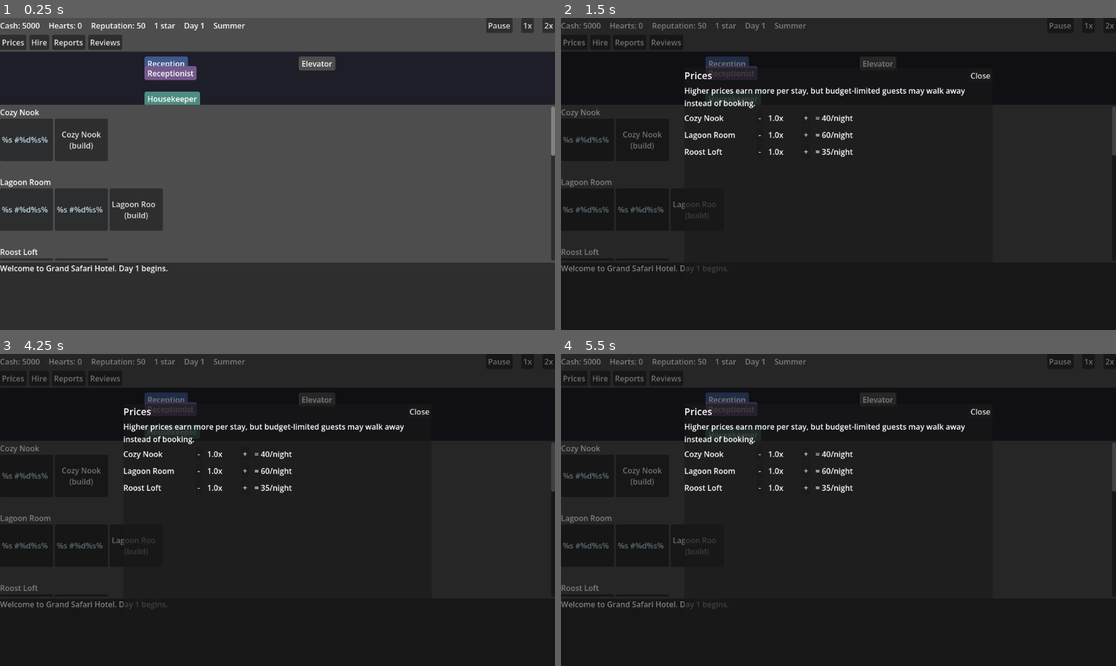
Above: before the commit, frames 1-4 (two rows, left to right).
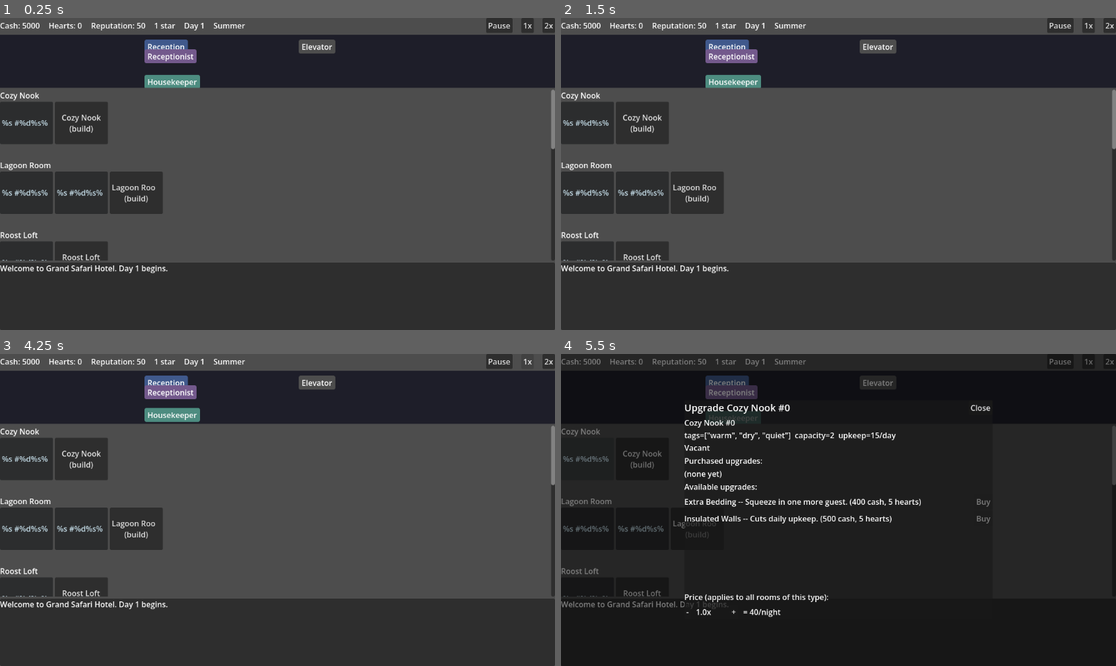
Above: after the commit, the same moments.

Repository: rdefm/habitat_hotel
Game: Godot game, scene res://main.tscn
Same seed, same stepped clock (60 frames per second), same inputs: the game is played once before the commit and once after it.
Inputs (mouse positions are in pixels of both pictures, inside the frame that each line leads up to):
- Up to frame 1 (0.25 s): no input
- Up to frame 2 (1.5 s): click (572, 42) at 0.5 s, where only the run before the commit has a clickable "Prices"; click (599, 42) at 1.25 s, where only the run before the commit has a clickable "Hire"
- Up to frame 3 (4.25 s): click (66, 378) at 2 s, where only the run before the commit has a clickable "Reports"; click (105, 378) at 2.75 s, where only the run before the commit has a clickable "Reviews"; click "1x" at 3.5 s
- Up to frame 4 (5.5 s): click "2x" at 4.25 s; click "%s #%d%s%s%s" at 5 s

The runs differ from the first frame. In frame 1, 18% of the frame differs, in the area x 0-100%, y 5-78%; in frame 2, 56%; in frame 3, 57%, in the area x 0-100%, y 0-100%; in frame 4, 6.1%.

Commit message:
Bundle Reception admin menus into one tabbed modal; drop bottom bar (ticket 07, ADR-0016)
Tapping the Reception structure (not a Party actor) now opens
ui/reception_menu.gd, a TabContainer bundling the unchanged
Prices/Hire/Reports/Reviews widgets, mirroring how tapping the Terrace
already opens its own bundled modal. ui/reception_panel.gd's queue header
becomes a persistent tap button (built once in _ready(), mirroring
terrace_panel.gd's tap_btn) emitting reception_tapped; the rest of the
panel's actor-queue rebuild moves under a new _content container so the
tap target doesn't churn on every refresh(). main_screen.gd's
_build_menu_bar() and its four bottom-bar buttons are removed entirely.

Co-Authored-By: Claude Sonnet 5 <noreply@anthropic.com>
Claude-Session: https://claude.ai/code/session_01WPxzhK7HUqi9SHwbopSmfz

Diff:
--- a/ui/main_screen.gd
+++ b/ui/main_screen.gd
@@ -1,10 +1,15 @@
 extends Control
 
-## Chunk 2 main screen: top bar, menu buttons, a decorative hotel panel, a
-## day log ticker, a generic modal overlay, and a bespoke small-popup host
+## Chunk 2 main screen: top bar, a decorative hotel panel, a day log
+## ticker, a generic modal overlay, and a bespoke small-popup host
 ## (ADR-0011; see ui/popup_host.gd). This is the Fun Gate's actual playable
 ## surface -- everything here reads from/writes to GameState via its public
 ## API, never touching Sim internals directly.
+##
+## The bottom menu bar (Prices/Hire/Reports/Reviews) is retired (ticket 07,
+## ADR-0016): those four menus now live as tabs of ui/reception_menu.gd,
+## opened by tapping the Reception structure itself the same way
+## _on_terrace_tapped already opens ui/terrace_menu.gd.
 
 const HotelView = preload("res://ui/hotel_view.gd")
 const HotelPanel = preload("res://ui/hotel_panel.gd")
@@ -16,10 +21,7 @@
 const StayInfoMenu = preload("res://ui/stay_info_menu.gd")
 const BuildConfirmMenu = preload("res://ui/build_confirm_menu.gd")
 const StafferDetailMenu = preload("res://ui/staffer_detail_menu.gd")
-const PricesMenu = preload("res://ui/prices_menu.gd")
-const HireMenu = preload("res://ui/hire_menu.gd")
-const ReportsMenu = preload("res://ui/reports_menu.gd")
-const ReviewsMenu = preload("res://ui/reviews_menu.gd")
+const ReceptionMenu = preload("res://ui/reception_menu.gd")
 const UpgradeMenu = preload("res://ui/upgrade_menu.gd")
 const TerraceMenu = preload("res://ui/terrace_menu.gd")
 const LobbyView = preload("res://ui/lobby_view.gd")
@@ -60,7 +62,6 @@
 	add_child(root)
 
 	root.add_child(_build_top_bar())
-	root.add_child(_build_menu_bar())
 	root.add_child(LobbyView.new())
 
 	var hotel_view := HotelView.new()
@@ -76,6 +77,7 @@
 
 	_reception_panel = hotel_view.reception_panel
 	_reception_panel.party_selected.connect(_on_party_selected)
+	_reception_panel.reception_tapped.connect(_on_reception_tapped)
 
 	_station_panel = hotel_view.station_panel
 	_station_panel.staffer_tapped.connect(_on_staffer_tapped)
@@ -162,29 +164,6 @@
 	_stars_label.text = "%d star" % GameState.stars
 	_day_label.text = "Day %d" % GameState.day
 	_season_label.text = GameState.season.capitalize()
-
-
-## --- Menu bar ---
-
-func _build_menu_bar() -> HBoxContainer:
-	var bar := HBoxContainer.new()
-	bar.add_theme_constant_override("separation", 6)
-
-	var entries := [
-		["Prices", func(): return PricesMenu.new()],
-		["Hire", func(): return HireMenu.new()],
-		["Reports", func(): return ReportsMenu.new()],
-		["Reviews", func(): return ReviewsMenu.new()],
-	]
-	for entry in entries:
-		var label: String = entry[0]
-		var factory: Callable = entry[1]
-		var btn := Button.new()
-		btn.text = label
-		btn.pressed.connect(func(): open_menu(label, factory.call()))
-		bar.add_child(btn)
-
-	return bar
 
 
 ## --- Hotel panel (the always-visible grid) ---
@@ -255,6 +234,13 @@
 
 
 ## --- Reception (tap a Party, then tap a Room to seat -- ADR-0001, ticket 05) ---
+
+## Reception admin modal (ticket 07, ADR-0016: bundles the retired bottom
+## menu bar's Prices/Hire/Reports/Reviews as tabs), mirroring
+## _on_terrace_tapped's tap-the-structure-for-a-modal pattern.
+func _on_reception_tapped() -> void:
+	open_menu("Reception", ReceptionMenu.new())
+
 
 func _on_party_selected(party_id: int) -> void:
 	_hotel_panel.selected_party_id = party_id
--- /dev/null
+++ b/ui/reception_menu.gd
@@ -0,0 +1,35 @@
+class_name ReceptionMenu
+extends VBoxContainer
+
+## The Reception structure's modal (ticket 07, ADR-0016): bundles the four
+## retired bottom-menu-bar buttons -- Prices, Hire, Reports, Reviews -- as
+## tabs of one TabContainer, mirroring ui/reports_menu.gd's own Daily
+## Log/Weekly Report tabs. Each tab is the existing menu widget mounted
+## unchanged; only their entry point moves from a standalone bottom-bar
+## button to a tab here.
+##
+## Opened by tapping the Reception structure (main_screen._on_reception_tapped
+## -> open_menu()), which pauses the Clock like every other generic-overlay
+## menu, same as ui/terrace_menu.gd.
+
+const PricesMenu = preload("res://ui/prices_menu.gd")
+const HireMenu = preload("res://ui/hire_menu.gd")
+const ReportsMenu = preload("res://ui/reports_menu.gd")
+const ReviewsMenu = preload("res://ui/reviews_menu.gd")
+
+
+func _ready() -> void:
+	custom_minimum_size = Vector2(600, 460)
+
+	var tabs := TabContainer.new()
+	tabs.size_flags_vertical = Control.SIZE_EXPAND_FILL
+	add_child(tabs)
+
+	tabs.add_child(PricesMenu.new())
+	tabs.add_child(HireMenu.new())
+	tabs.add_child(ReportsMenu.new())
+	tabs.add_child(ReviewsMenu.new())
+	tabs.set_tab_title(0, "Prices")
+	tabs.set_tab_title(1, "Hire")
+	tabs.set_tab_title(2, "Reports")
+	tabs.set_tab_title(3, "Reviews")
--- a/ui/reception_panel.gd
+++ b/ui/reception_panel.gd
@@ -47,6 +47,16 @@
 ## flat, rounded shape so the tier-tinted token reads as a standing
 ## character rather than a UI button, per ADR-0015/0016's "plain colored
 ## shapes" actors.
+##
+## Reception admin modal (ticket 07, ADR-0016): the structure itself (the
+## header, distinct from any Party actor in the queue below it) is a
+## tappable Button, mirroring ui/terrace_panel.gd's tap_btn -- main_screen
+## opens ui/reception_menu.gd's bundled Prices/Hire/Reports/Reviews modal
+## off reception_tapped, the same generic-overlay flow that replaced the
+## retired bottom menu bar. It's built once in _ready() rather than inside
+## refresh()'s rebuild, so the tap target doesn't churn every tick; only
+## the queue itself (now under _content) is torn down and rebuilt on
+## refresh().
 
 const PatienceState = preload("res://sim/patience_state.gd")
 const ActorStyle = preload("res://ui/actor_style.gd")
@@ -83,6 +93,10 @@
 
 signal party_selected(party_id: int)
 
+## Emitted when the Reception structure itself is tapped (not a Party
+## actor) -- main_screen opens ui/reception_menu.gd off this.
+signal reception_tapped
+
 const ACTOR_MIN_SIZE := Vector2(44, 64)
 
 const TIER_COLOR := {
@@ -94,9 +108,21 @@
 var _selected_party_id: int = -1
 var dinner_addon_selected: bool = false
 
+var _content: VBoxContainer
+
 
 func _ready() -> void:
 	add_theme_constant_override("separation", 4)
+
+	var tap_btn := Button.new()
+	tap_btn.text = "Reception -- tap for Prices, Hire, Reports, Reviews"
+	tap_btn.pressed.connect(func(): reception_tapped.emit())
+	add_child(tap_btn)
+
+	_content = VBoxContainer.new()
+	_content.add_theme_constant_override("separation", 4)
+	add_child(_content)
+
 	refresh()
 	EventBus.tick_advanced.connect(func(_d, _t): refresh())
 	EventBus.phase_changed.connect(func(_d, _p): refresh())
@@ -116,23 +142,18 @@
 		_selected_party_id = -1
 		party_selected.emit(-1)
 
-	for child in get_children():
+	for child in _content.get_children():
 		child.queue_free()
 
-	var header := Label.new()
-	header.text = "Reception"
-	header.add_theme_font_size_override("font_size", 16)
-	add_child(header)
-
 	if Sim.pending_arrivals.is_empty():
-		add_child(_label("No one waiting."))
+		_content.add_child(_label("No one waiting."))
 		return
 
 	var scroll := ScrollContainer.new()
 	scroll.custom_minimum_size = Vector2(0, ACTOR_MIN_SIZE.y + 8)
 	scroll.horizontal_scroll_mode = ScrollContainer.SCROLL_MODE_AUTO
 	scroll.vertical_scroll_mode = ScrollContainer.SCROLL_MODE_DISABLED
-	add_child(scroll)
+	_content.add_child(scroll)
 
 	var row := HBoxContainer.new()
 	row.add_theme_constant_override("separation", 2)
@@ -142,7 +163,7 @@
 		row.add_child(_make_actor(party))
 
 	if _selected_party_id != -1:
-		add_child(_make_dinner_addon_check())
+		_content.add_child(_make_dinner_addon_check())
 
 
 func _make_actor(party: Dictionary) -> Button:
Not shown, added: .scratch/spatial-hotel-view/issues/07-reception-admin-modal_COMPLETED.md
